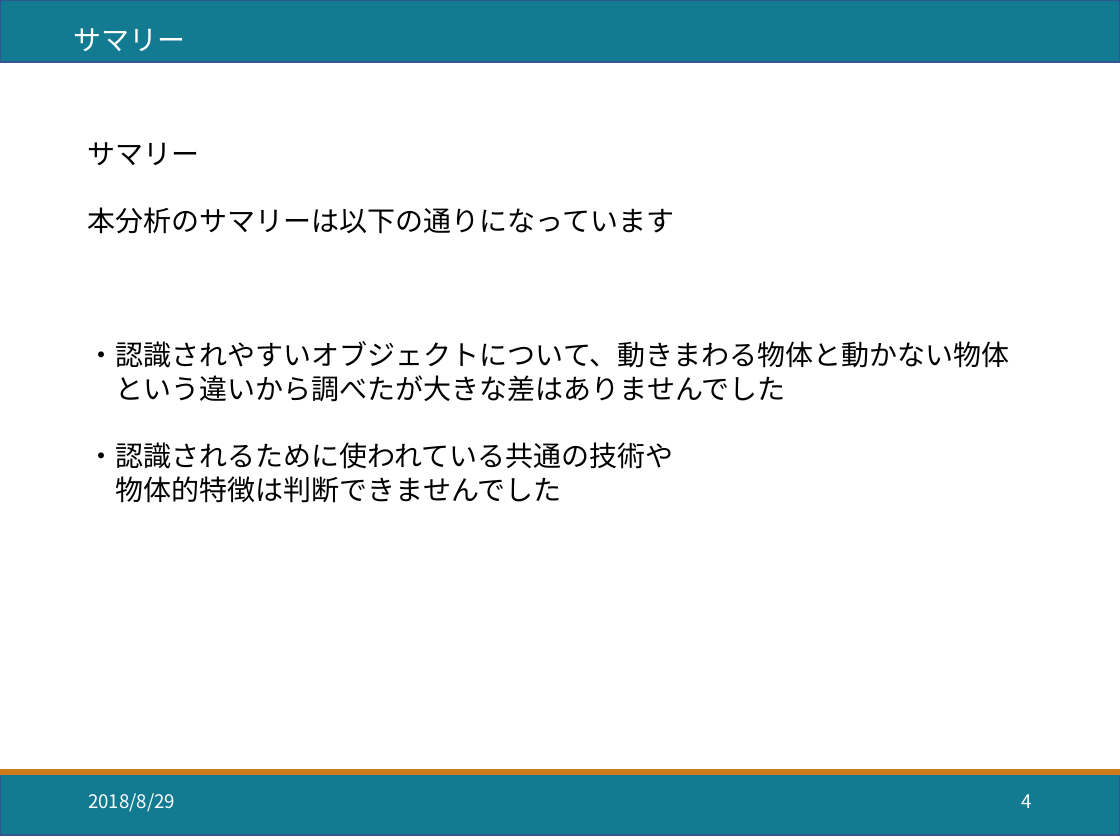
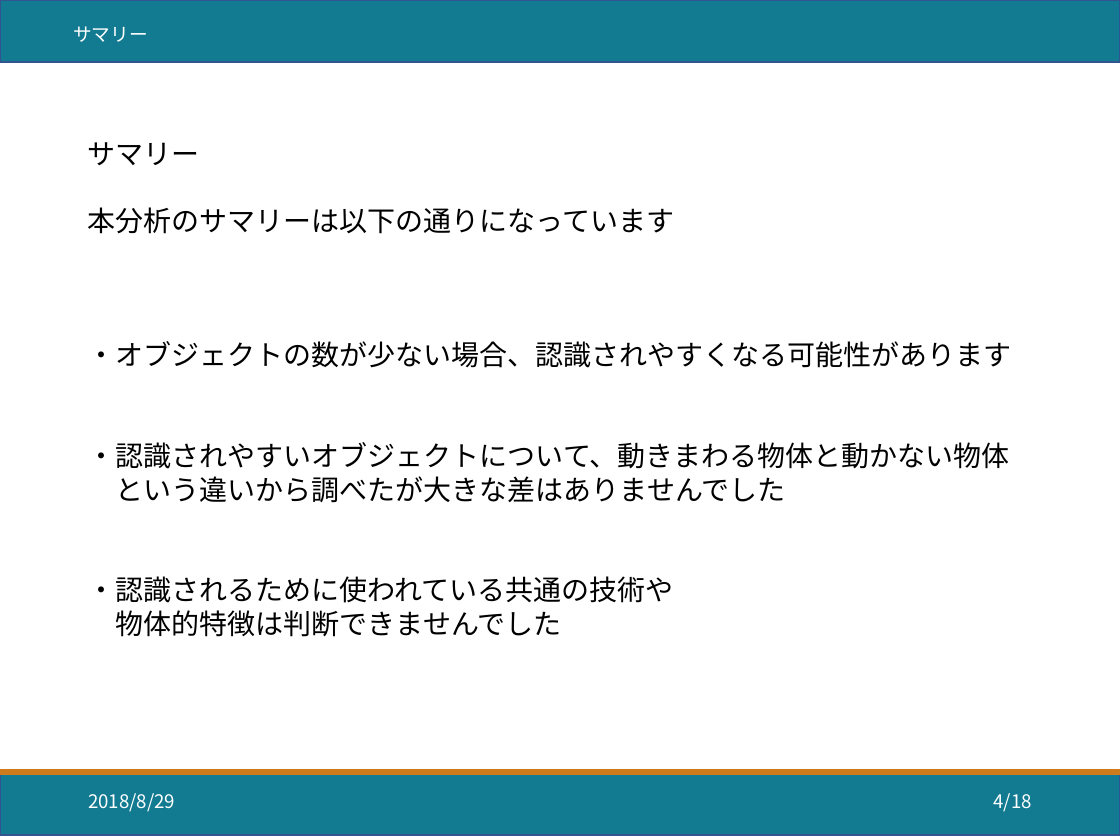
Before and after one commit to chikarahirai/file_upl0ader, a slide deck: slide 4 of 分析自習_v0,1.pptx. Drawn at 1120x840 pixels with LibreOffice and Linux fonts; fonts in the diff are those of the drawing. Boxes give left, top, right and bottom in pixels: in the first picture for what was removed or moved away, otherwise in the second. Text is boxed around its words. In the diff, an @@ line names an element or a change of style, - is before the commit and + after.

```diff
--- a/分析自習_v0,1.pptx
+++ b/分析自習_v0,1.pptx
@@ text "サマリー" at [73, 26, 148, 42]: size 18 to 12 pt @@
@@ text at [88, 341, 1012, 368]: paragraph added @@
+・オブジェクトの数が少ない場合、認識されやすくなる可能性があります
@@ page number at [993, 793, 1031, 812]: text changed @@
-4
+4/18
```
Also in this commit, not shown: 11 other slides changed, 1 slide added, 1 other file.
